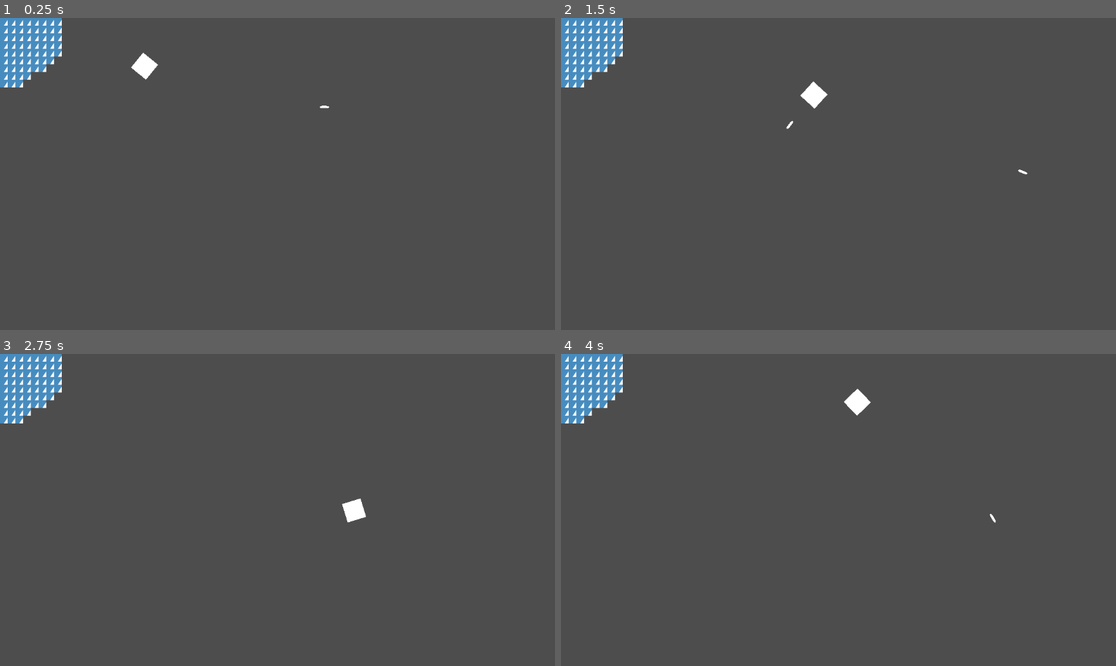
Above: before the commit, frames 1-4 (two rows, left to right).
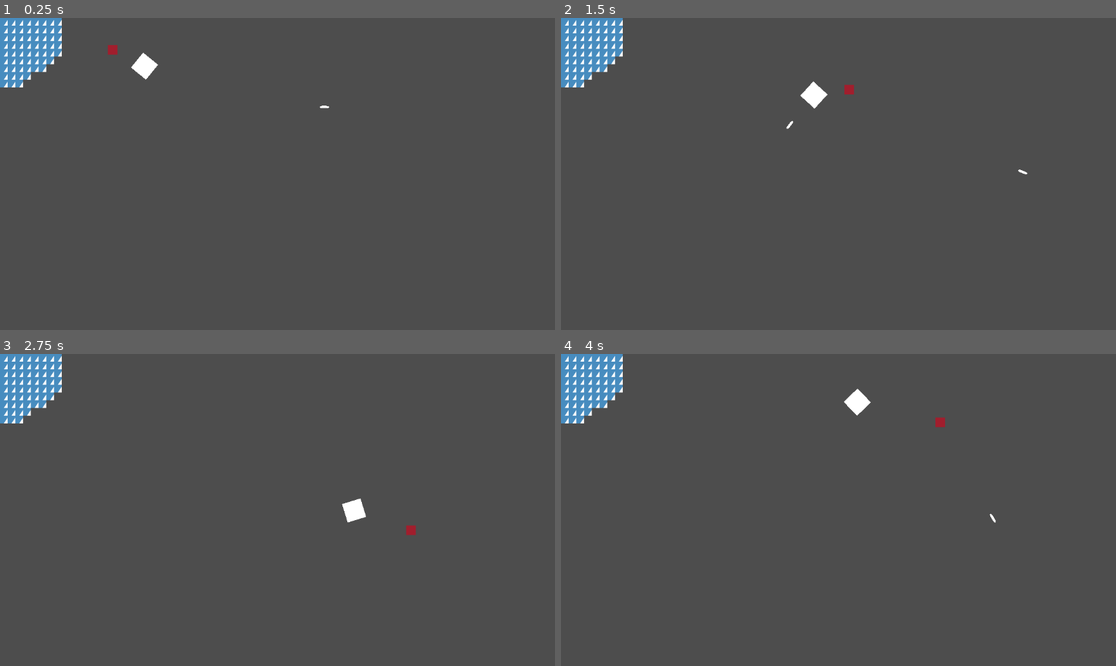
Above: after the commit, the same moments.

Repository: mpatel500/gamejam
Game: Godot game, scene res://world.tscn
The game is run twice, just before and just after one commit, with the same random seed, the same clock (stepped at 60 frames per second) and the same inputs. The engine's default icon, where the game draws it, is replaced by a stand-in: a white triangle on a blue panel in a dark square.
Inputs (mouse positions are in pixels of both pictures, inside the frame that each line leads up to):
- Up to frame 1 (0.25 s): no input
- Up to frame 2 (1.5 s): move the mouse to (960, 158) at 0.52 s; hold Right (right) 0.53-1.28 s; click (960, 158) at 0.6 s; move the mouse to (727, 189) at 1.27 s; hold Down (down) from 1.28 s (still down); click (727, 189) at 1.35 s
- Up to frame 3 (2.75 s): move the mouse to (333, 441) at 2.02 s; release Down (down) at 2.03 s; hold Right (right) from 2.03 s (still down); click (333, 441) at 2.1 s
- Up to frame 4 (4 s): move the mouse to (810, 572) at 2.77 s; release Right (right) at 2.78 s; hold Up (up) 2.78-3.53 s; click (810, 572) at 2.85 s; move the mouse to (1005, 556) at 3.52 s; hold Left (left) from 3.53 s (still down); click (1005, 556) at 3.6 s

The runs differ from the first frame. In frame 1, less than 0.1% of the frame differs, in the area x 19-22%, y 8-12%; in frame 2, less than 0.1%; in frame 3, less than 0.1%; in frame 4, less than 0.1%.

Commit message:
WIP Add enemy

Diff:
--- /dev/null
+++ b/Bad guy.gd
@@ -0,0 +1,9 @@
+extends CharacterBody2D
+var SPEED = 300
+
+func _physics_process(delta):
+	var player_character = get_parent().get_node("Player")
+	var direction = player_character.position - position
+	var normalised_direction = direction.normalized()
+	velocity = normalised_direction * SPEED
+	move_and_slide()
--- /dev/null
+++ b/player.tscn
@@ -0,0 +1,31 @@
+[gd_scene load_steps=3 format=3 uid="uid://c1juo67xt4b2h"]
+
+[ext_resource type="Script" path="res://Player.gd" id="1_1jywu"]
+
+[sub_resource type="RectangleShape2D" id="RectangleShape2D_hhm03"]
+
+[node name="Player" type="CharacterBody2D"]
+position = Vector2(300, 100)
+script = ExtResource("1_1jywu")
+metadata/_edit_group_ = true
+
+[node name="Marker2D" type="Marker2D" parent="."]
+position = Vector2(20, -20)
+
+[node name="ColorRect" type="ColorRect" parent="."]
+anchors_preset = 8
+anchor_left = 0.5
+anchor_top = 0.5
+anchor_right = 0.5
+anchor_bottom = 0.5
+offset_left = -20.0
+offset_top = -20.0
+offset_right = 20.0
+offset_bottom = 20.0
+grow_horizontal = 2
+grow_vertical = 2
+metadata/_edit_use_anchors_ = true
+
+[node name="CollisionShape2D" type="CollisionShape2D" parent="."]
+scale = Vector2(2, 2)
+shape = SubResource("RectangleShape2D_hhm03")
--- a/world.tscn
+++ b/world.tscn
@@ -1,10 +1,9 @@
 [gd_scene load_steps=7 format=3 uid="uid://d21dpmn0enwm2"]
 
-[ext_resource type="Script" path="res://Player.gd" id="1_b8ej1"]
+[ext_resource type="PackedScene" uid="uid://c1juo67xt4b2h" path="res://player.tscn" id="1_42od1"]
 [ext_resource type="Texture2D" uid="uid://cyq0yg08uqbjw" path="res://icon.svg" id="1_tval4"]
-[ext_resource type="PackedScene" uid="uid://c0abhtga00bds" path="res://Bullet.tscn" id="3_cu2yr"]
-
-[sub_resource type="RectangleShape2D" id="RectangleShape2D_hhm03"]
+[ext_resource type="PackedScene" uid="uid://dyrs08csvf3se" path="res://bullet.tscn" id="3_cu2yr"]
+[ext_resource type="Script" path="res://Bad guy.gd" id="4_gfetk"]
 
 [sub_resource type="TileSetAtlasSource" id="TileSetAtlasSource_d7a0k"]
 texture = ExtResource("1_tval4")
@@ -78,31 +77,7 @@
 
 [node name="World" type="Node2D"]
 
-[node name="Player" type="CharacterBody2D" parent="."]
-position = Vector2(300, 100)
-script = ExtResource("1_b8ej1")
-metadata/_edit_group_ = true
-
-[node name="Marker2D" type="Marker2D" parent="Player"]
-position = Vector2(20, -20)
-
-[node name="ColorRect" type="ColorRect" parent="Player"]
-anchors_preset = 8
-anchor_left = 0.5
-anchor_top = 0.5
-anchor_right = 0.5
-anchor_bottom = 0.5
-offset_left = -20.0
-offset_top = -20.0
-offset_right = 20.0
-offset_bottom = 20.0
-grow_horizontal = 2
-grow_vertical = 2
-metadata/_edit_use_anchors_ = true
-
-[node name="CollisionShape2D" type="CollisionShape2D" parent="Player"]
-scale = Vector2(2, 2)
-shape = SubResource("RectangleShape2D_hhm03")
+[node name="Player" parent="." instance=ExtResource("1_42od1")]
 
 [node name="TileMap" type="TileMap" parent="."]
 tile_set = SubResource("TileSet_lcr0t")
@@ -112,3 +87,16 @@
 
 [node name="Bullet" parent="." instance=ExtResource("3_cu2yr")]
 position = Vector2(486, 185)
+
+[node name="Bad guy" type="CharacterBody2D" parent="."]
+scale = Vector2(0.5, 0.5)
+script = ExtResource("4_gfetk")
+
+[node name="ColorRect" type="ColorRect" parent="Bad guy"]
+offset_left = 306.0
+offset_top = 64.0
+offset_right = 346.0
+offset_bottom = 104.0
+color = Color(0.631373, 0.117647, 0.176471, 1)
+
+[node name="CollisionShape2D" type="CollisionShape2D" parent="Bad guy"]
